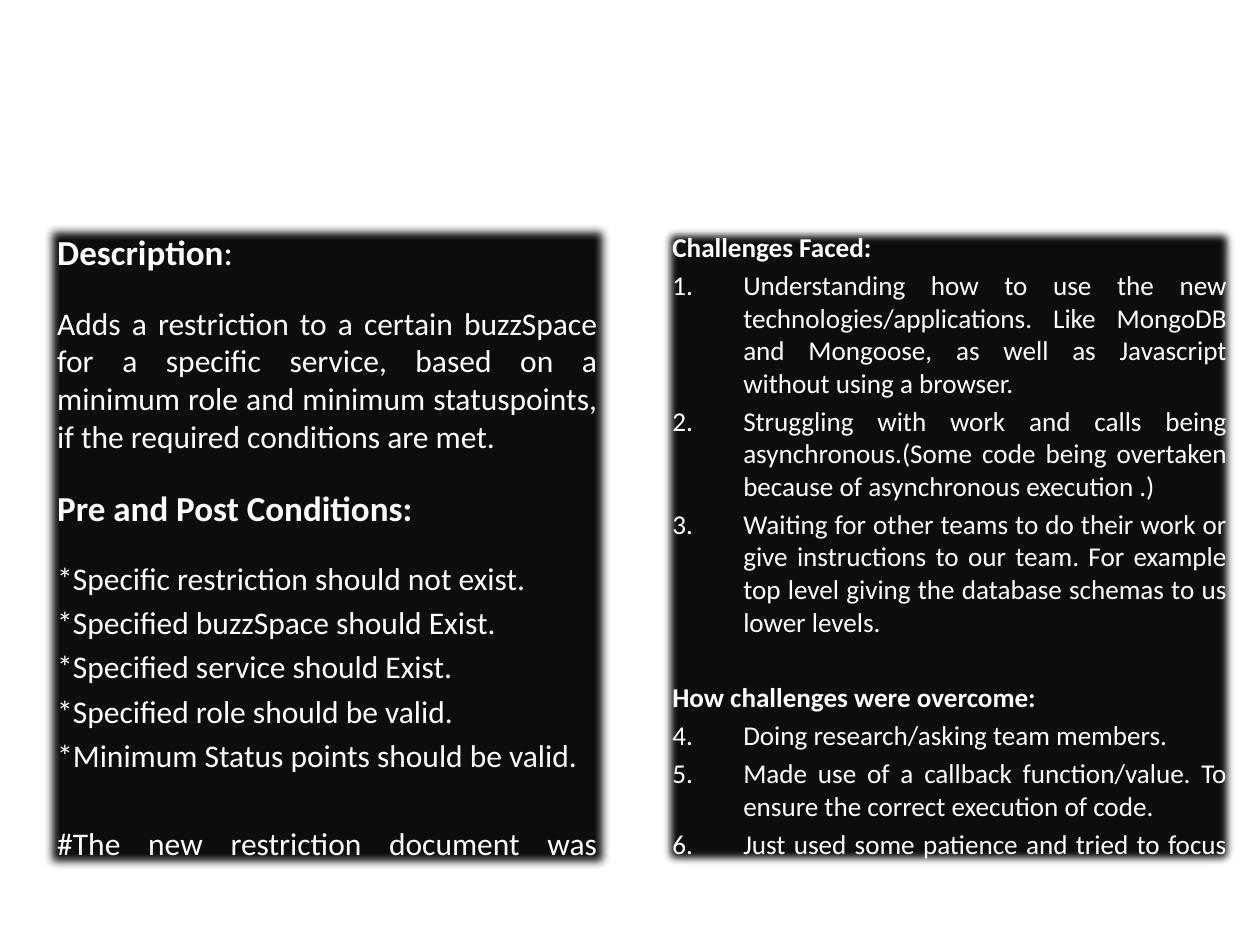
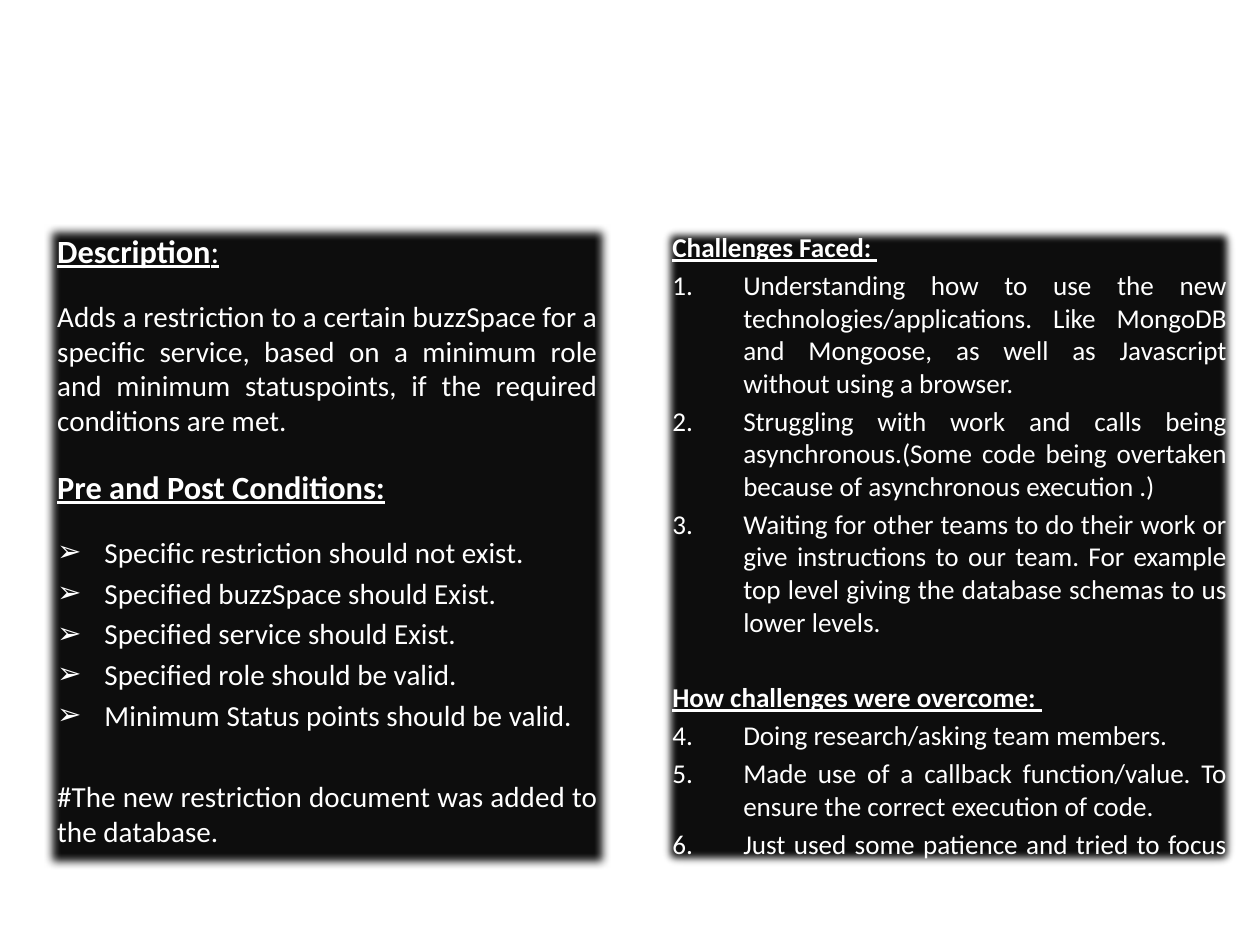
Before and after one commit to BuzzSpaceB/Authorization, a slide deck: slide 4 of Authentication - B.pptx. Drawn at 1260x945 pixels with LibreOffice and Linux fonts; fonts in the diff are those of the drawing; background and template pictures are left out. Boxes give left, top, right and bottom in pixels: in the first picture for what was removed or moved away, otherwise in the second. Text is boxed around its words. In the diff, an @@ line names an element or a change of style, - is before the commit and + after.

```diff
--- a/Authentication - B.pptx
+++ b/Authentication - B.pptx
@@ text at <box>57,236,597,843</box>: size 20 to 18.5 pt, underline on in "Description:", "Pre and Post Conditions:"; size 18 to 16.6 pt in "Adds a restriction to a certain buzzSpace ...", "#The new restriction document was added to ..." @@
@@ text at <box>672,235,1036,714</box>: underline on in "Challenges Faced:", "How challenges were overcome:" @@
@@ text at <box>104,542,572,731</box>: text changed; size 18 to 16.6 pt @@
-*Specific restriction should not exist.
-*Specified buzzSpace should Exist.
-*Specified service should Exist.
-*Specified role should be valid.
-*Minimum Status points should be valid.
+➢ Specific restriction should not exist.
+➢ Specified buzzSpace should Exist.
+➢ Specified service should Exist.
+➢ Specified role should be valid.
+➢ Minimum Status points should be valid.
```
Also in this commit, not shown: 4 other slides changed.
